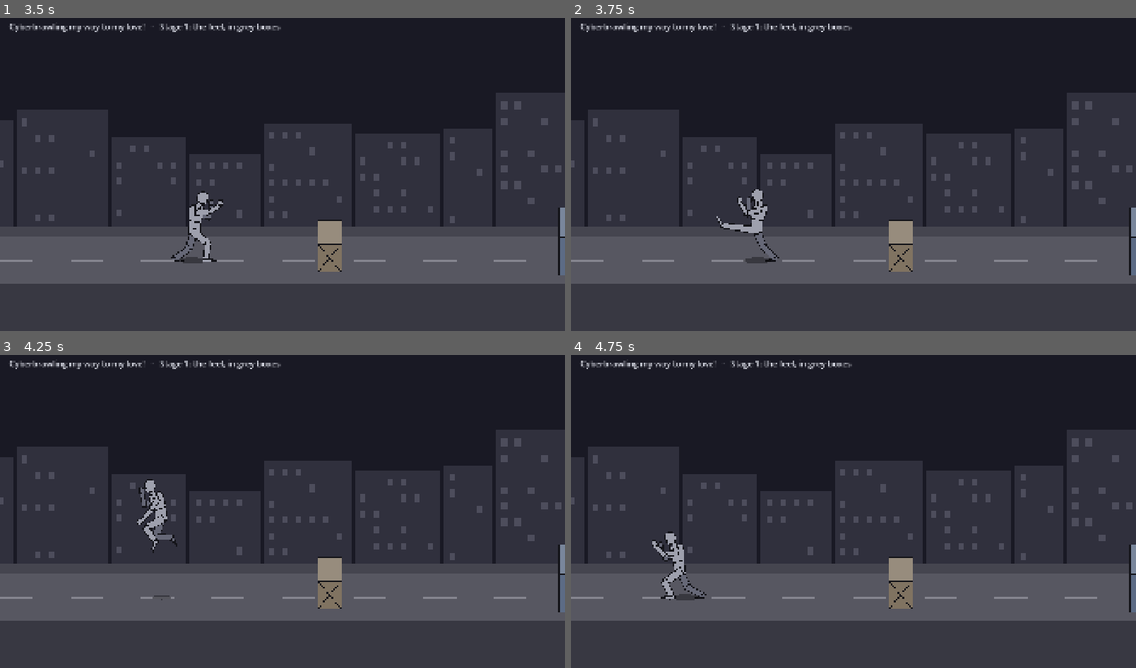
Above: before the commit, frames 1-4 (two rows, left to right).
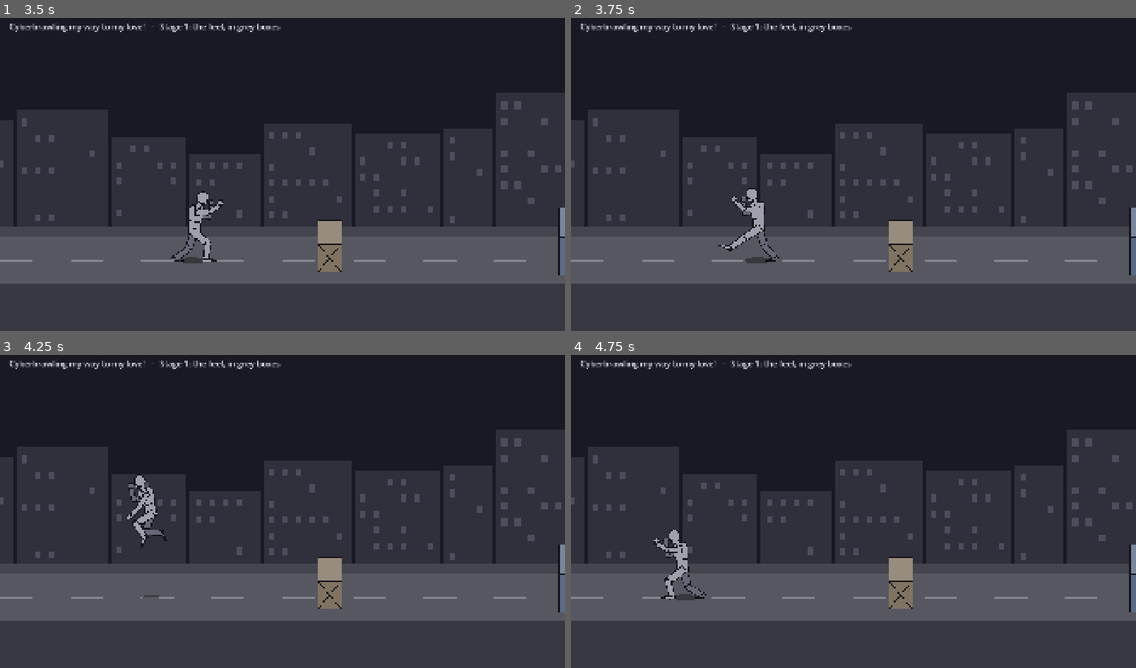
Above: after the commit, the same moments.

Repository: jetomev/cyberbrawling-my-way-to-my-love
Game: Godot game, scene res://scenes/main.tscn
The game is run twice, just before and just after one commit, with the same random seed, the same clock (stepped at 60 frames per second) and the same inputs.
Inputs (mouse positions are in pixels of both pictures, inside the frame that each line leads up to):
- Up to frame 1 (3.5 s): tap Enter at 0.5 s; move the mouse to (406, 155) at 0.52 s; hold Right (move_right) 0.53-1.25 s; hold L (block) 0.53-1.25 s; click (406, 155) at 0.67 s; tap Space (jump) at 0.77 s; tap K (kick) at 0.8 s; drag from (169, 187) to (254, 237) at 1.27 s; move the mouse to (339, 102) at 2.02 s; hold Right (move_right) 2.03-2.75 s; hold L (block) 2.03-2.75 s; tap J (punch) at 2.1 s; drag from (254, 237) to (113, 124) at 2.77 s
- Up to frame 2 (3.75 s): move the mouse to (1023, 221) at 3.52 s; hold Left (move_left) from 3.53 s (still down); tap K (kick) at 3.6 s
- Up to frame 3 (4.25 s): keep holding Left (move_left); tap Space (jump) at 3.77 s; tap J (punch) at 3.8 s
- Up to frame 4 (4.75 s): release Left (move_left) at 4.25 s; drag from (684, 461) to (768, 430) at 4.27 s

Frame 1 is identical in both runs. In frame 2, 0.6% of the frame differs, in the area x 25-37%, y 54-77%; in frame 3, 1.0%, in the area x 22-32%, y 38-79%; in frame 4, 0.5%.

Commit message:
Stage 1: Javier's combos: the power punch, the low kick, the side kick (D-28)
Javier, 2026-11-02 18:19, through the assistant team: "Power Button is part of
the 3 punch combination, it is the last punch. The side kick (to the face) is
part of the 3 kick combo, the low kick could be the first kick of the 3 kick
combo (down, middle, side up)."

- P, P, P = jab, cross, power punch: from a wide sink with the rear fist at the
  hip, the front foot steps and plants into a bow stance (front knee bent, back
  leg straight, about 70% forward), the waist turns, the rear fist goes straight
  to the chest and the spare fist pulls back to the hip; it holds a beat.
- K opens every kick chain with the low kick: a small knee lift, the front foot
  to the knee or shin, upright, the fastest kick. It keeps the opener's name
  'kick', its feel-lab dials (now 5/3/9 ticks, reach 112) and its damage (2), so
  the first crate still breaks in two kicks.
- K, K, K = low kick, body kick, side kick to the face: the back foot steps up,
  the body rises, the knee comes up; the standing heel turns to the enemy and
  the leg drives out heel first at face height, the body leaning away in one
  line on the one foot; it folds back; about 0.7 s.
- P, P, K stays the push kick. The hook, the front kick (now 'front_kick') and
  the spinning kick keep their poses but no press reaches them; no sweep.

The demo now throws the power punch and the side kick, so every build's strips
show them; the new low kick opens every K chain in it.

Each new move has its posture-sheet row (test_sheet.gd), red-checked; the
power punch's row caught its back leg bent 48 degrees (the heel lift was folding
it) before it went out. Tests that held the old chains were updated to the new
ones.

Tests: 124 (was 121).

Javier & Claude

Co-Authored-By: Claude Opus 5.5 <noreply@anthropic.com>

Diff:
--- a/game/scripts/present/poses.gd
+++ b/game/scripts/present/poses.gd
@@ -105,7 +105,7 @@
 const FORE_SHORT := 0.4  # a forearm pointing straight at the camera draws at 40% of its length
 ## How far into its start-up a strike is cocked (the wind-up moment). Most cock late (0.7), so the blow reads as a
 ## snap; the swinging ones cock early, so the swing round to the target lasts long enough to be seen.
-const WINDUP_AT := {"hook": 0.4, "roundhouse": 0.45, "spin_kick": 0.6, "knee": 0.34}
+const WINDUP_AT := {"hook": 0.4, "roundhouse": 0.45, "spin_kick": 0.6, "knee": 0.34, "side_kick": 0.55, "power_punch": 0.6}
 ## Where a covering fist sits: from the middle of the head, forward and a little down, in front of the jaw. Far enough
 ## forward to show past the face: the far hand is drawn behind the head, and at (16, 16) it hid there, so all one saw
 ## of it was its forearm across the chest (the assistant team's third review, 2026-11-02).
@@ -241,15 +241,46 @@
 	"block": [["start", {"cover_f": 0.0, "cover_b": 0.0, "arm_f_upper": -38.0, "arm_f_lower": -140.0, "arm_b_upper": -30.0, "arm_b_lower": -145.0,
 		"torso": 4.0, "head": 12.0,
 		"hip_y": 6.0}]],
-	# the front kick (posture sheet): the weight onto the back foot and the knee straight up to hip height, the foot
+	# the front kick (posture sheet; kept, no press reaches it since the three-kick chain opens with the low kick): the
+	# weight onto the back foot and the knee straight up to hip height, the foot
 	# hanging under it (the chamber); then the hips push forward and the lower leg flicks out, leaning back a touch,
 	# hands up; then the leg snaps back to the chamber and the foot sets down where it came from
-	"kick": [["start", {}],
+	"front_kick": [["start", {}],
 		["windup", {"hip_x": -45.0, "hip_turn": -4.0, "leg_f_upper": -90.0, "leg_f_lower": 90.0, "torso": -2.0, "hip_y": 0.0}],
 		["active", {"hip_x": 4.0, "hip_turn": -12.0, "leg_f_upper": -98.0, "leg_f_lower": 0.0, "torso": -12.0, "head": 12.0, "hip_y": 0.0}],
 		["active_end", {"hip_x": 4.0, "hip_turn": -12.0, "leg_f_upper": -98.0, "leg_f_lower": 0.0, "torso": -12.0, "head": 12.0, "hip_y": 0.0}],
 		["follow", {"hip_x": -30.0, "hip_turn": -4.0, "leg_f_upper": -90.0, "leg_f_lower": 90.0, "torso": -4.0, "hip_y": 0.0}],
 		["end", {}]],
+	# the low kick, opening every kick chain (posture sheet; Javier, 2026-11-02 18:19: "the low kick could be the first
+	# kick of the 3 kick combo (down, middle, side up)"): a small knee lift, then the front foot snaps forward and down
+	# to the knee or shin, the upper body upright; a quick return. The fastest kick.
+	"kick": [["start", {}],
+		["windup", {"hip_x": -8.0, "hip_turn": -2.0, "leg_f_upper": -45.0, "leg_f_lower": 70.0, "torso": 10.0}],
+		["active", {"hip_x": -4.0, "hip_turn": -8.0, "leg_f_upper": -58.0, "leg_f_lower": 4.0, "torso": 8.0}],
+		["active_end", {"hip_x": -4.0, "hip_turn": -8.0, "leg_f_upper": -58.0, "leg_f_lower": 4.0, "torso": 8.0}],
+		["follow", {"hip_x": -6.0, "hip_turn": -2.0, "leg_f_upper": -40.0, "leg_f_lower": 65.0, "torso": 10.0}],
+		["end", {}]],
+	# the power punch, ending the three-punch chain (posture sheet; Javier, 2026-11-02 18:19: "Power Button is part of
+	# the 3 punch combination, it is the last punch"): sink into a wide stance, the rear fist drawn back to the hip; then
+	# the front foot steps and plants, the back foot drives and pivots, a bow stance (front knee bent over the toes,
+	# back leg straight, about 70% forward), the waist turns, the rear fist straight to the chest and the front fist
+	# pulled back to the hip on purpose, kung fu style; hold it a beat (the freeze), then step back to guard
+	"power_punch": [["start", {}],
+		["windup", {"hip_y": 12.0, "hip_x": -4.0, "turn": -15.0, "hip_turn": -6.0, "cover_b": 0.0, "arm_b_upper": 30.0, "arm_b_lower": -110.0, "torso": 6.0}],
+		["active", {"step_f": 30.0, "hip_x": 34.0, "hip_y": 8.0, "rise_b": 0.15, "pivot_b": 70.0, "turn": 60.0, "hip_turn": 18.0, "torso": 16.0, "head": 2.0, "cover_b": 0.0, "arm_b_upper": -90.0, "arm_b_lower": 0.0, "cover_f": 0.0, "arm_f_upper": 40.0, "arm_f_lower": -110.0}],
+		["active_end", {"step_f": 30.0, "hip_x": 34.0, "hip_y": 8.0, "rise_b": 0.15, "pivot_b": 70.0, "turn": 60.0, "hip_turn": 18.0, "torso": 16.0, "head": 2.0, "cover_b": 0.0, "arm_b_upper": -90.0, "arm_b_lower": 0.0, "cover_f": 0.0, "arm_f_upper": 40.0, "arm_f_lower": -110.0}],
+		["follow", {"step_f": 30.0, "hip_x": 34.0, "hip_y": 8.0, "rise_b": 0.15, "pivot_b": 70.0, "turn": 62.0, "hip_turn": 18.0, "torso": 16.0, "head": 2.0, "cover_b": 0.0, "arm_b_upper": -90.0, "arm_b_lower": 0.0, "cover_f": 0.0, "arm_f_upper": 40.0, "arm_f_lower": -110.0}],
+		["end", {}]],
+	# the side kick to the face, ending the three-kick chain (posture sheet): the back foot steps up behind the front
+	# and the body rises, the kicking knee comes up across the body; then the standing foot turns its heel to the enemy
+	# and the leg drives straight out, heel first, the body leaning away in one line from head to heel, hands up, the
+	# whole body on the one foot; then the leg folds back. Slower: about two-thirds of a second
+	"side_kick": [["start", {}],
+		["windup", {"step_b": 50.0, "hip_y": -6.0, "hip_x": -4.0, "turn": 30.0, "pivot_b": 90.0, "leg_f_upper": -110.0, "leg_f_lower": 130.0, "torso": -8.0, "hip_turn": -8.0}],
+		["active", {"step_b": 60.0, "hip_x": 20.0, "turn": 85.0, "pivot_b": 180.0, "leg_f_upper": -116.0, "leg_f_lower": 0.0, "torso": -48.0, "head": 22.0, "hip_turn": -30.0}],
+		["active_end", {"step_b": 60.0, "hip_x": 20.0, "turn": 85.0, "pivot_b": 180.0, "leg_f_upper": -116.0, "leg_f_lower": 0.0, "torso": -48.0, "head": 22.0, "hip_turn": -30.0}],
+		["follow", {"step_b": 56.0, "hip_x": 4.0, "turn": 60.0, "pivot_b": 180.0, "leg_f_upper": -110.0, "leg_f_lower": 130.0, "torso": -20.0, "head": 10.0, "hip_turn": -12.0}],
+		["end", {}]]
 }
 
 
--- a/game/scripts/sim/moves.gd
+++ b/game/scripts/sim/moves.gd
@@ -2,13 +2,18 @@
 ## Every attack and the combos that chain them (D-18, Javier 2026-11-01: "make combos to make fights fun… FUN!").
 ## Three presses in quick succession chain into a finisher; missing the window (combo_window_ticks in the tuning)
 ## starts over. The opening press is always the same move (it can't know what comes next), so P opens with the jab
-## and K with the front kick, whichever chain follows.
+## and K with the low kick, whichever chain follows. The three-punch chain ends in the power punch and the three-kick
+## chain goes low, middle, then a side kick to the face (Javier, 2026-11-02 18:19, through the assistant team: "Power
+## Button is part of the 3 punch combination, it is the last punch. The side kick (to the face) is part of the 3 kick
+## combo, the low kick could be the first kick of the 3 kick combo (down, middle, side up)."). The hook, the front
+## kick and the spinning kick keep their poses and data but no press reaches them for now (enemies may use them).
 ##
 ## Per move: start-up / active / recovery ticks, reach from the body's centre (px), the height band a blow covers
 ## above the feet (a jab flies over a low crate), damage, what a finisher does to whoever it hits, and the limb that
 ## lands it (the drawing's tip must reach where the logic says the blow lands).
 
-## The jab, front kick and flying kick take their timing and reach from the tuning table (the feel lab edits them).
+## The jab, the opening kick (now the low kick) and the flying kick take their timing and reach from the tuning table
+## (the feel lab edits them).
 const TUNED := ["punch", "kick", "air_kick"]
 
 const TABLE := {
@@ -18,17 +23,26 @@
 		"effect": "", "limb": "hand_b"},
 	"hook": {"startup": 7, "active": 4, "recovery": 14, "reach": 112.0, "low": 130.0, "high": 230.0, "damage": 2,
 		"effect": "stagger", "limb": "hand_f"},
+	# P, P, P: the power punch, from a bow stance, the rear fist straight to the chest
+	"power_punch": {"startup": 10, "active": 4, "recovery": 18, "reach": 160.0, "low": 110.0, "high": 210.0, "damage": 3,
+		"effect": "stagger", "limb": "hand_b"},
 	"push_kick": {"startup": 8, "active": 4, "recovery": 14, "reach": 140.0, "low": 60.0, "high": 180.0, "damage": 1,
 		"effect": "push", "limb": "foot_f"},
 	"knee": {"startup": 5, "active": 3, "recovery": 10, "reach": 64.0, "low": 60.0, "high": 160.0, "damage": 2,
 		"effect": "", "limb": "leg_f_upper"},
 	"uppercut": {"startup": 7, "active": 4, "recovery": 16, "reach": 72.0, "low": 140.0, "high": 280.0, "damage": 3,
 		"effect": "launch", "limb": "hand_b"},
-	# opener K: the front kick
-	"kick": {"low": 60.0, "high": 180.0, "damage": 2, "effect": "", "limb": "foot_f"},
+	# opener K: the low kick, the front foot to the knee or shin
+	"kick": {"low": 0.0, "high": 110.0, "damage": 2, "effect": "", "limb": "foot_f"},
+	# the front snap kick, kept (no press reaches it now)
+	"front_kick": {"startup": 7, "active": 4, "recovery": 12, "reach": 138.0, "low": 60.0, "high": 180.0, "damage": 2,
+		"effect": "", "limb": "foot_f"},
 	"body_kick": {"startup": 7, "active": 4, "recovery": 12, "reach": 138.0, "low": 60.0, "high": 190.0, "damage": 2,
 		"effect": "", "limb": "foot_b"},
 	"spin_kick": {"startup": 10, "active": 5, "recovery": 18, "reach": 90.0, "low": 120.0, "high": 260.0, "damage": 3,
+		"effect": "knockdown", "limb": "foot_f"},
+	# K, K, K: the side kick to the face, heel first, the whole body on the standing foot (slower: about 0.7 s)
+	"side_kick": {"startup": 14, "active": 4, "recovery": 24, "reach": 130.0, "low": 170.0, "high": 280.0, "damage": 3,
 		"effect": "knockdown", "limb": "foot_f"},
 	"elbow": {"startup": 4, "active": 3, "recovery": 10, "reach": 80.0, "low": 140.0, "high": 230.0, "damage": 2,
 		"effect": "", "limb": "arm_f_upper"},
@@ -42,8 +56,8 @@
 
 ## What each sequence of presses becomes. A sequence not listed starts a new chain with its last press.
 const COMBOS := {
-	"P": "punch", "PP": "cross", "PPP": "hook", "PPK": "push_kick", "PK": "knee", "PKP": "uppercut",
-	"K": "kick", "KK": "body_kick", "KKK": "spin_kick", "KP": "elbow", "KPK": "roundhouse",
+	"P": "punch", "PP": "cross", "PPP": "power_punch", "PPK": "push_kick", "PK": "knee", "PKP": "uppercut",
+	"K": "kick", "KK": "body_kick", "KKK": "side_kick", "KP": "elbow", "KPK": "roundhouse",
 }
 const AIR := {"P": "hammer_fist", "K": "air_kick"}
 const FINISHER_LENGTH := 3
--- a/game/scripts/sim/tuning.gd
+++ b/game/scripts/sim/tuning.gd
@@ -21,10 +21,10 @@
 	"punch_active": 3,
 	"punch_recovery": 8,
 	"punch_reach": 128.0,
-	"kick_startup": 7,
-	"kick_active": 4,
-	"kick_recovery": 12,
-	"kick_reach": 138.0,
+	"kick_startup": 5,  # the opening kick: the low kick, the fastest kick (Javier, 2026-11-02 18:19)
+	"kick_active": 3,
+	"kick_recovery": 9,
+	"kick_reach": 112.0,
 	"air_kick_startup": 3,  # the flying kick: pressed in the air, out until landing
 	"air_kick_active": 10,
 	"air_kick_reach": 140.0,
--- a/game/tests/test_combos.gd
+++ b/game/tests/test_combos.gd
@@ -44,24 +44,24 @@
 
 
 func test_the_chains() -> void:
-	eq(play("PPP"), ["punch", "cross", "hook"], "jab, cross, hook")
-	eq(play("KKK"), ["kick", "body_kick", "spin_kick"], "front kick, body kick, spinning kick")
+	eq(play("PPP"), ["punch", "cross", "power_punch"], "jab, cross, power punch")
+	eq(play("KKK"), ["kick", "body_kick", "side_kick"], "low kick, body kick, side kick to the face (Javier, 2026-11-02 18:19)")
 	eq(play("PKP"), ["punch", "knee", "uppercut"], "jab, knee, uppercut")
-	eq(play("KPK"), ["kick", "elbow", "roundhouse"], "front kick, elbow, roundhouse")
+	eq(play("KPK"), ["kick", "elbow", "roundhouse"], "low kick, elbow, roundhouse")
 	eq(play("PPK"), ["punch", "cross", "push_kick"], "jab, cross, push kick")
 
 
 func test_finishers_carry_their_effect() -> void:
 	var t := Tuning.fresh()
-	eq(Moves.data("hook", t)["effect"], "stagger", "the hook staggers")
+	eq(Moves.data("power_punch", t)["effect"], "stagger", "the hook staggers")
 	eq(Moves.data("spin_kick", t)["effect"], "knockdown", "the spinning kick knocks down")
 	eq(Moves.data("uppercut", t)["effect"], "launch", "the uppercut launches")
 	eq(Moves.data("push_kick", t)["effect"], "push", "the push kick makes space")
-	check(Moves.data("hook", t)["damage"] > Moves.data("punch", t)["damage"], "a finisher hits harder than a jab")
+	check(Moves.data("power_punch", t)["damage"] > Moves.data("punch", t)["damage"], "a finisher hits harder than a jab")
 
 
 func test_a_finisher_ends_the_chain() -> void:
-	eq(play("PPPP"), ["punch", "cross", "hook", "punch"], "after the hook, a new chain")
+	eq(play("PPPP"), ["punch", "cross", "power_punch", "punch"], "after the power punch, a new chain")
 	eq(play("PKK"), ["punch", "knee", "kick"], "a press that fits no chain starts a new one")
 
 
@@ -104,7 +104,7 @@
 		f.step({"punch": i % 3 == 0})
 		if f.t == 0 and Moves.is_move(f.state):
 			seen.append(f.state)
-	check(seen.slice(0, 3) == ["punch", "cross", "hook"], "mashing P plays jab, cross, hook (%s)" % str(seen.slice(0, 3)))
+	check(seen.slice(0, 3) == ["punch", "cross", "power_punch"], "mashing P plays jab, cross, power punch (%s)" % str(seen.slice(0, 3)))
 	var doubles := 0
 	for i in range(1, seen.size()):
 		doubles += int(seen[i] == seen[i - 1] and seen[i] != "punch")
--- a/game/tests/test_fighter.gd
+++ b/game/tests/test_fighter.gd
@@ -2,6 +2,7 @@
 ## The hero's body and moves in plain logic: walking, the shallow street, jumping, punch and kick timing, reach,
 ## the input buffer, and that the same inputs always play out the same way.
 
+const Moves := preload("res://scripts/sim/moves.gd")
 const Fighter := preload("res://scripts/sim/fighter.gd")
 const Tuning := preload("res://scripts/sim/tuning.gd")
 
@@ -139,7 +140,8 @@
 	p.step({"punch": true})
 	while p.attack_phase() != "active":
 		p.step(NONE)
-	check(p.hit_box()["x1"] - p.x < p.tune["kick_reach"], "a punch reaches less than a kick")
+	# (the opening kick is the low kick since 2026-11-02, shorter than the jab; the front kick still outreaches it)
+	check(p.hit_box()["x1"] - p.x < Moves.data("front_kick", p.tune)["reach"], "a punch reaches less than a front kick")
 
 
 func test_attacking_plants_the_feet() -> void:
--- a/game/tests/test_hero_view.gd
+++ b/game/tests/test_hero_view.gd
@@ -80,9 +80,11 @@
 		check(absf(tip.x - d["reach"]) <= 15.0, "%s: drawn tip at %.0f px, reach %.0f" % [m, tip.x, d["reach"]])
 		check(-tip.y >= d["low"] and -tip.y <= d["high"], "%s: tip height %.0f inside %.0f..%.0f" % [m, -tip.y, d["low"], d["high"]])
 	var fist := Poses.tip("arm_f_lower", Poses.angles("punch", t["punch_startup"], t))
-	var foot := Poses.tip("leg_f_lower", Poses.angles("kick", t["kick_startup"], t))
+	var foot := Poses.tip("leg_f_lower", Poses.angles("front_kick", Moves.data("front_kick", t)["startup"], t))
+	var low := Poses.tip("foot_f", Poses.angles("kick", t["kick_startup"], t))
 	check(fist.y < -150.0 and fist.y > -240.0, "the jab is at head-to-chest height (%.0f)" % fist.y)
 	check(foot.y < -90.0 and foot.y > -200.0, "the front kick is at body height (%.0f)" % foot.y)
+	check(low.y > -100.0, "the low kick goes to the knee (%.0f)" % low.y)
 
 
 func test_view_follows_the_fighter() -> void:
@@ -112,7 +114,7 @@
 		seen[f.state] = true
 		if f.x > 2724.0 and f.y == 0.0 and f.state != "climb":
 			past_crate_two_on_ground = true
-	for s in STATES + ["cross", "hook", "push_kick", "body_kick", "spin_kick", "knee", "uppercut", "elbow", "roundhouse", "hammer_fist"]:
+	for s in STATES + ["cross", "power_punch", "push_kick", "body_kick", "side_kick", "knee", "uppercut", "elbow", "roundhouse", "hammer_fist"]:
 		check(seen.has(s), "the demo shows %s" % s)
 	check(w.objects[0]["broken"], "it smashes the first crate")
 	check(not w.objects[2]["broken"] and past_crate_two_on_ground, "it jumps the second crate")
--- a/game/tests/test_sheet.gd
+++ b/game/tests/test_sheet.gd
@@ -49,7 +49,7 @@
 		for bad in dropped(poses, pair[1]):
 			check(false, "%s@%d: the spare fist stays home (%.0f px from the head)" % [pair[0], bad[0], bad[1]])
 		check(true, "%s: spare hand checked on %d frames" % [pair[0], poses.size()])
-	for m in ["kick", "push_kick", "body_kick", "spin_kick"]:
+	for m in ["kick", "front_kick", "push_kick", "body_kick", "spin_kick", "side_kick"]:
 		var b := at(m, "active", t)
 		for side in ["f", "b"]:
 			check(mid("hand_" + side, b).distance_to(mid("head", b)) < (40.0 if side == "b" else 68.0), "%s: both hands stay up at the hit (%s)" % [m, side])
@@ -141,18 +141,18 @@
 
 func test_the_front_kick_chambers() -> void:
 	var t := Tuning.fresh()
-	var w := at("kick", "windup", t)
+	var w := at("front_kick", "windup", t)
 	var thigh: float = rad_to_deg(Poses._end("leg_f_upper", w)[1])
 	check(absf(thigh) <= 20.0, "the knee comes up to hip height, the thigh level (%.0f degrees)" % thigh)
 	var knee: Vector2 = Poses._end("leg_f_upper", w)[0]
 	var foot: Vector2 = Poses._end("leg_f_lower", w)[0]
 	check(absf(foot.x - knee.x) <= 18.0, "the foot hangs under the knee (%.0f px)" % (foot.x - knee.x))
 	# (written: by the drawn wind-up frame the hips are already pushing forward, three frames ahead of the leg)
-	var weight: float = written("kick", "windup")["hip_x"] - (Poses.STANCE["b"] as Vector2).x
+	var weight: float = written("front_kick", "windup")["hip_x"] - (Poses.STANCE["b"] as Vector2).x
 	check(absf(weight) <= 25.0, "the weight onto the back foot: the hips over it (%.0f px)" % weight)
-	var lean: float = written("kick", "active")["torso"]
+	var lean: float = written("front_kick", "active")["torso"]
 	check(lean >= -16.0 and lean <= 0.0, "at the hit he leans back a touch (%.0f)" % lean)
-	check(Poses.angles("kick", Poses.moment("kick", "follow", t), t)["leg_f_lower"] >= 60.0, "then the leg snaps back to the chamber")
+	check(Poses.angles("front_kick", Poses.moment("front_kick", "follow", t), t)["leg_f_lower"] >= 60.0, "then the leg snaps back to the chamber")
 	var push := at("push_kick", "windup", t)
 	check((Poses._end("leg_f_upper", push)[0] as Vector2).y < knee.y, "the push kick chambers the knee higher")
 	check(absf(Poses.angles("push_kick", Poses.moment("push_kick", "follow", t), t)["leg_f_lower"]) <= 15.0, "and holds the leg out a moment")
@@ -219,3 +219,54 @@
 		check(absf(b["leg_f_lower"]) >= 90.0, "+%d ms: the knee is folded back (%.0f degrees)" % [ms, absf(b["leg_f_lower"])])
 		var knee: Vector2 = Poses._end("leg_f_upper", b)[0]
 		check(knee.y < (Poses._end("hip", b)[0] as Vector2).y + 10.0, "+%d ms: a high chamber, the knee up at hip height" % ms)
+
+
+func test_the_low_kick() -> void:
+	# opens every kick chain (Javier, 2026-11-02 18:19): a small knee lift, the foot to the knee or shin, upright,
+	# a quick return, the fastest kick
+	var t := Tuning.fresh()
+	check(written("kick", "windup")["leg_f_upper"] >= -60.0, "a small knee lift, not a chamber")
+	var tip := Poses.tip("foot_f", Poses.angles("kick", Moves.data("kick", t)["startup"], t))
+	check(-tip.y <= 100.0, "the foot goes to the knee or shin (%.0f px up)" % -tip.y)
+	check(written("kick", "active")["torso"] >= 0.0, "the upper body stays upright")
+	for m in ["front_kick", "body_kick", "push_kick", "roundhouse", "side_kick"]:
+		check(Moves.length("kick", t) < Moves.length(m, t), "faster than the %s" % m)
+
+
+func test_the_power_punch() -> void:
+	# ends the three-punch chain (Javier, 2026-11-02 18:19): the posture sheet's power punch, from a bow stance
+	var t := Tuning.fresh()
+	var w := at("power_punch", "windup", t)
+	check(written("power_punch", "windup")["hip_y"] >= 8.0, "the wind-up sinks into a wide stance")
+	check(mid("hand_b", w).y > mid("chest", w).y, "the rear fist drawn back to the hip")
+	var hit := at("power_punch", "active", t)
+	check(written("power_punch", "active")["step_f"] >= 20.0, "the front foot steps and plants")
+	check(absf(hit["leg_f_lower"]) >= 40.0 and absf(hit["leg_b_lower"]) <= 25.0, "a bow stance: front knee bent (%.0f), back leg straight (%.0f)" % [absf(hit["leg_f_lower"]), absf(hit["leg_b_lower"])])
+	var f: Vector2 = Poses._end("leg_f_lower", hit)[0]
+	var bk: Vector2 = Poses._end("leg_b_lower", hit)[0]
+	var share: float = ((Poses._end("hip", hit)[0] as Vector2).x - bk.x) / (f.x - bk.x)
+	check(share >= 0.62 and share <= 0.82, "about 70%% of the weight forward (%.0f%%)" % (share * 100.0))
+	var fist: Vector2 = Poses._end("hand_b", hit)[0]
+	check(fist.y > (Poses._end("shoulder_b", hit)[0] as Vector2).y, "the fist goes straight to the chest, under shoulder height")
+	check(mid("hand_f", hit).y > mid("chest", hit).y, "the spare fist pulled back to the hip")
+	var held: Vector2 = Poses._end("hand_b", at("power_punch", "follow", t))[0]
+	check(held.distance_to(fist) < 6.0, "it holds the bow stance a beat (the fist moves %.0f px)" % held.distance_to(fist))
+
+
+func test_the_side_kick() -> void:
+	# ends the three-kick chain, to the face (Javier, 2026-11-02 18:19): the posture sheet's side kick
+	var t := Tuning.fresh()
+	var ww := written("side_kick", "windup")
+	check(ww["step_b"] >= 40.0 and ww["hip_y"] < 0.0, "the back foot steps up and the body rises")
+	var w := at("side_kick", "windup", t)
+	check((Poses._end("leg_f_upper", w)[0] as Vector2).y < (Poses._end("hip", w)[0] as Vector2).y, "the kicking knee comes up above the hips")
+	var wa := written("side_kick", "active")
+	check(wa["pivot_b"] >= 150.0, "the standing foot turns its heel to the enemy")
+	var hit := at("side_kick", "active", t)
+	check(absf(hit["leg_f_lower"]) <= 10.0, "the leg drives out straight")
+	var tip := Poses.tip("foot_f", Poses.angles("side_kick", Moves.data("side_kick", t)["startup"], t))
+	check(-tip.y >= 170.0, "to the face (%.0f px up)" % -tip.y)
+	check(wa["torso"] <= -35.0, "the body leans away in one line from head to heel")
+	check(not Poses._planted(hit, "f"), "the whole body on the one standing foot")
+	check(absf(Poses.angles("side_kick", Poses.moment("side_kick", "follow", t), t)["leg_f_lower"]) >= 90.0, "then the leg folds back")
+	check(Moves.length("side_kick", t) >= 36, "slower: about two-thirds of a second (%d frames)" % Moves.length("side_kick", t))
--- a/game/tests/test_stance.gd
+++ b/game/tests/test_stance.gd
@@ -85,13 +85,13 @@
 func test_planted_feet_stay_put_through_every_strike() -> void:
 	var t := Tuning.fresh()
 	var g := Poses.bake(Poses.angles("idle", 0, t), true)
-	for m in ["punch", "cross", "hook", "elbow", "uppercut", "kick", "push_kick", "body_kick", "knee", "block"]:
+	for m in ["punch", "cross", "hook", "elbow", "uppercut", "kick", "front_kick", "push_kick", "body_kick", "knee", "block"]:
 		var length := Moves.length(m, t) if Moves.is_move(m) else 20
 		for tt in range(0, length + 1):
 			var b := Poses.bake(Poses.angles(m, tt, t), true)
 			var striker: String = Moves.data(m, t)["limb"].split("_")[1] if Moves.is_move(m) else ""
 			for side in ["f", "b"]:
-				if side == striker and m in ["kick", "push_kick", "body_kick", "knee"]:
+				if side == striker and m in ["kick", "front_kick", "push_kick", "body_kick", "knee"]:
 					continue  # the kicking leg leaves the street; this is about the one he stands on
 				if not Poses._planted(b, side):
 					continue
@@ -111,7 +111,7 @@
 		var foot: Vector2 = ankle(b, "b")
 		check(absf(foot.x - hip.x) < 30.0, "%s: the standing foot has stepped up under the hips (%.0f px off)" % [m, foot.x - hip.x])
 	# the snap and push kicks shift the weight back over the back foot instead (the posture sheet)
-	for m in ["kick", "push_kick"]:
+	for m in ["front_kick", "push_kick"]:
 		var hx: float = Poses.full(Poses.SHOTS[m][1][1])["hip_x"]
 		check(absf(hx - (Poses.STANCE["b"] as Vector2).x) <= 25.0, "%s: the chamber puts the hips over the back foot (%.0f px off)" % [m, hx - (Poses.STANCE["b"] as Vector2).x])
 
--- a/game/tests/test_whip.gd
+++ b/game/tests/test_whip.gd
@@ -11,7 +11,7 @@
 
 func test_the_hips_lead_and_the_fist_or_foot_arrives_last() -> void:
 	var t := Tuning.fresh()
-	for m in ["punch", "cross", "hook", "elbow", "kick", "push_kick", "body_kick", "roundhouse", "spin_kick"]:
+	for m in ["punch", "cross", "hook", "power_punch", "elbow", "kick", "front_kick", "push_kick", "body_kick", "roundhouse", "spin_kick", "side_kick"]:
 		var d := Moves.data(m, t)
 		var wind := Poses.moment(m, "windup", t)
 		var hit: int = d["startup"]
@@ -65,7 +65,7 @@
 
 func test_the_back_bends_into_kicks() -> void:
 	var t := Tuning.fresh()
-	for m in ["kick", "body_kick", "spin_kick", "roundhouse"]:
+	for m in ["front_kick", "body_kick", "spin_kick", "roundhouse", "side_kick"]:  # (the low kick stays upright)
 		var b := Poses.bake(Poses.angles(m, Moves.data(m, t)["startup"], t), true)
 		check(b["hip"] < -5.0, "%s: the pelvis tips back (%.0f)" % [m, b["hip"]])
 		var chest: float = rad_to_deg(Poses._end("chest", b)[1])
Not shown, changed: CLAUDE.md
Not shown, changed: TODO.md
Not shown, changed: docs/DESIGN.md
